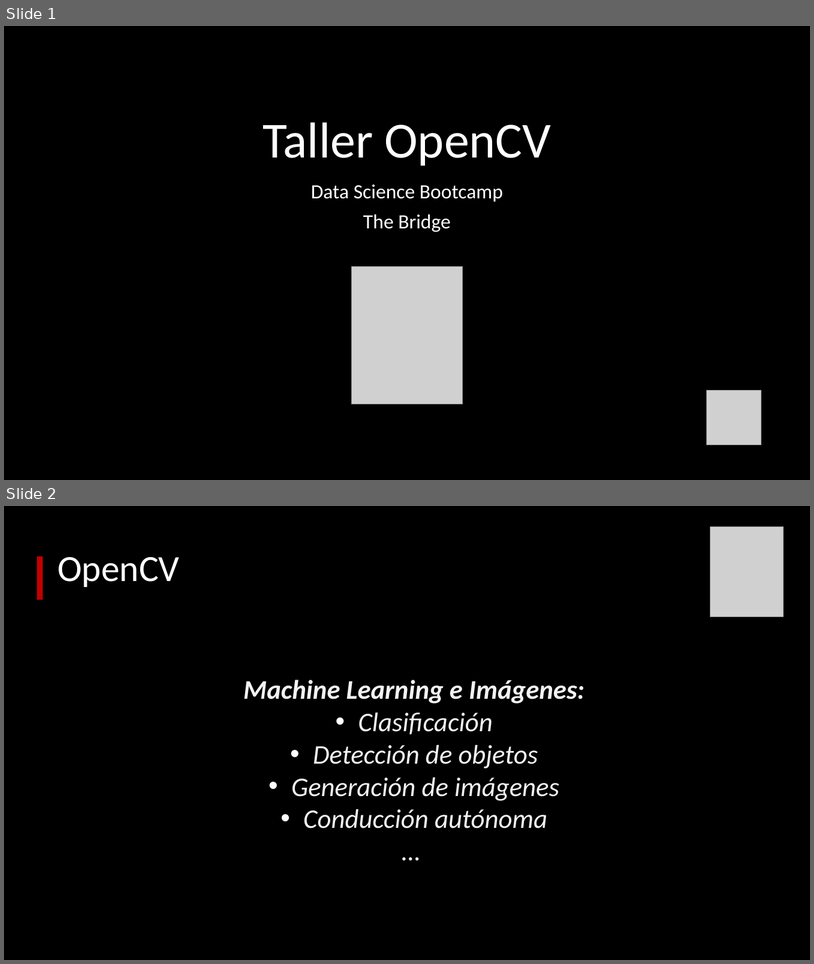
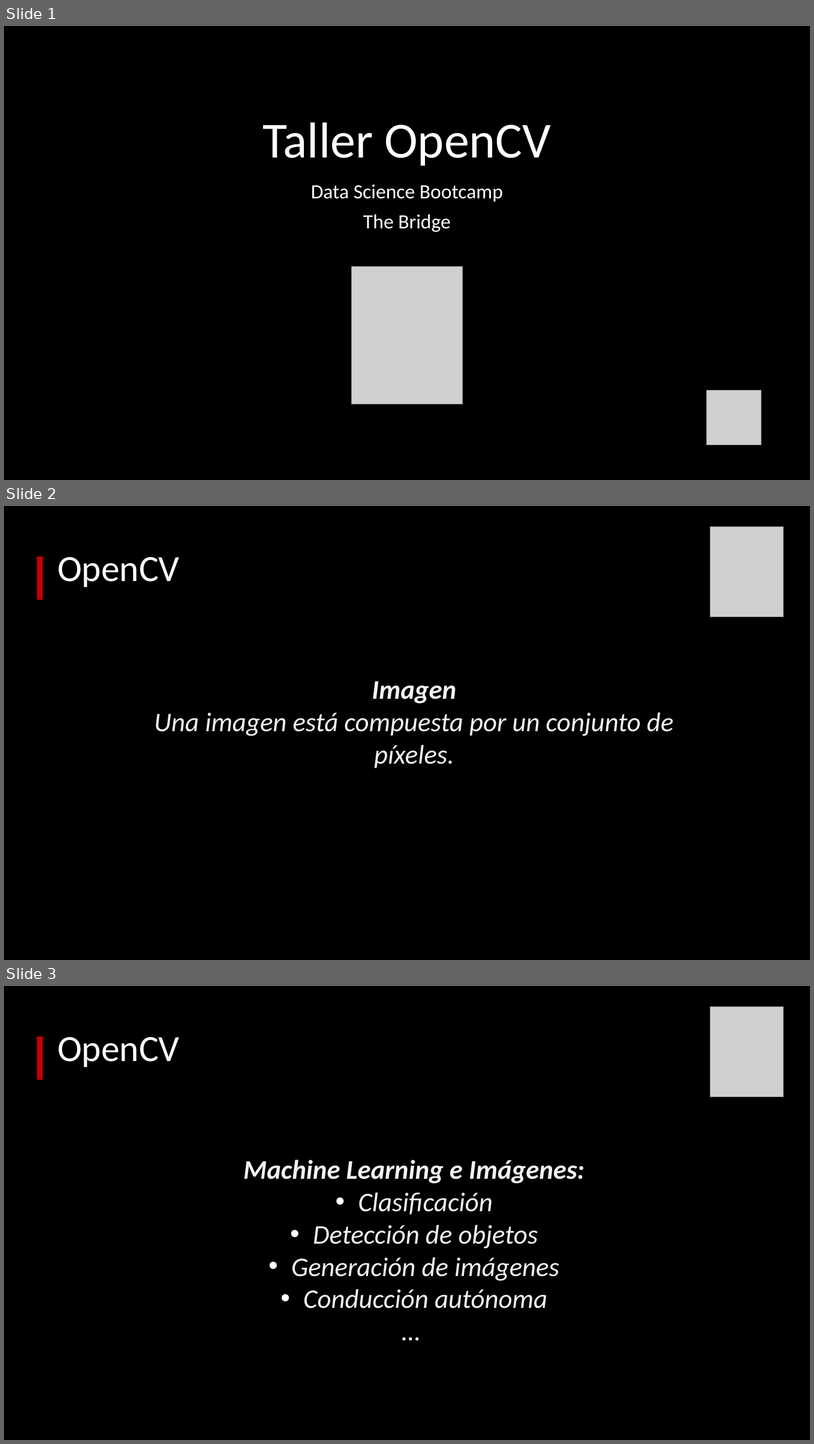
Before and after one commit to almesa93/taller_OpenCV, a slide deck: Presentacion_OpenCV.pptx. Shown one above the other, each under a label of ours: slides 1 and 2 before the commit, slides 1, 2 and 3 after it. The pictures are 814x964 and 814x1444 pixels, drawn with LibreOffice and Linux fonts; fonts in the diff are those of the drawing; grey boxes stand for pictures. Boxes give left, top, right and bottom in pixels: in the first picture for what was removed or moved away, otherwise in the second. Text is boxed around its words. In the diff, an @@ line names an element or a change of style, - is before the commit and + after.

```diff
--- a/Presentacion_OpenCV.pptx
+++ b/Presentacion_OpenCV.pptx
@@ slide 2 added at (x1=4, y1=506, x2=810, y2=960), background #000000 @@
@@ picture added at (x1=711, y1=526, x2=784, y2=617) @@
@@ rectangle added at (x1=36, y1=556, x2=43, y2=600), fill #C00000 @@
@@ title added at (x1=57, y1=557, x2=180, y2=587), 44 pt, text #FFFFFF @@
+OpenCV
@@ text added at (x1=154, y1=681, x2=674, y2=768), 32 pt, text #F2F2F2, italic @@
+Imagen
+Una imagen está compuesta por un conjunto de píxeles.
@@ what was slide 2 is now slide 3 @@
```
Also in this commit, not shown: 1 other slide added, 4 other files.
